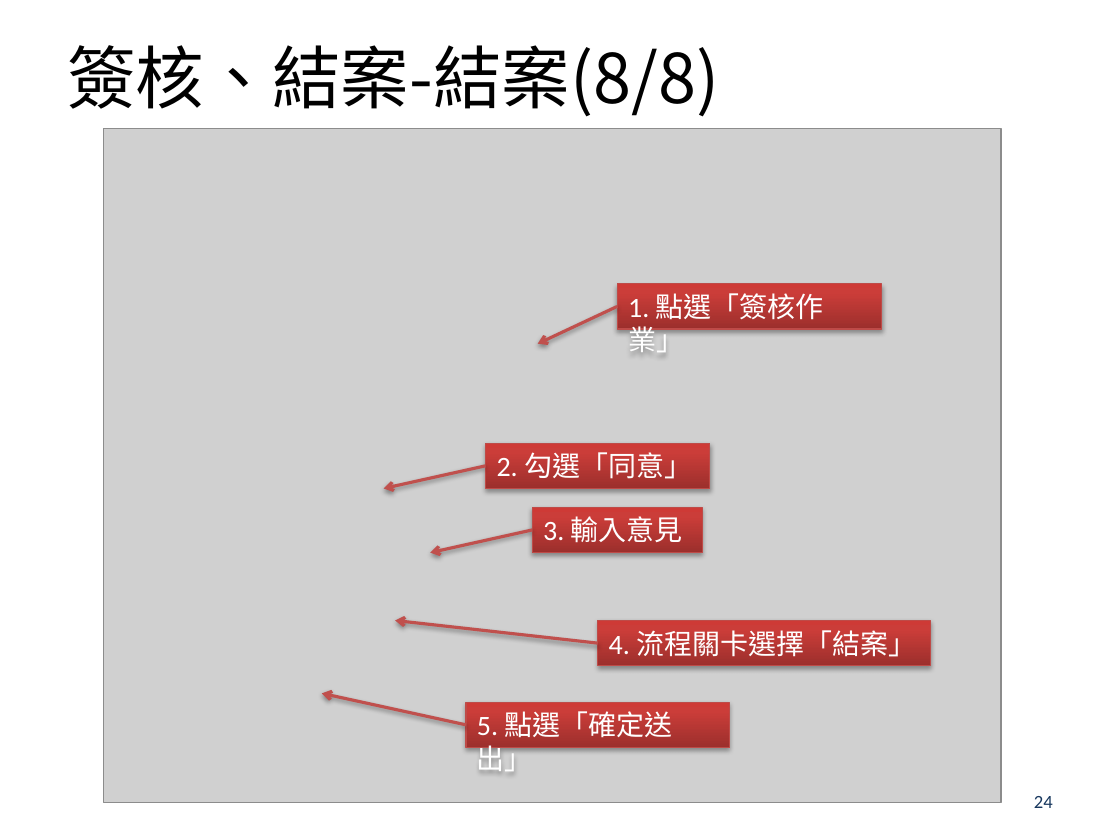
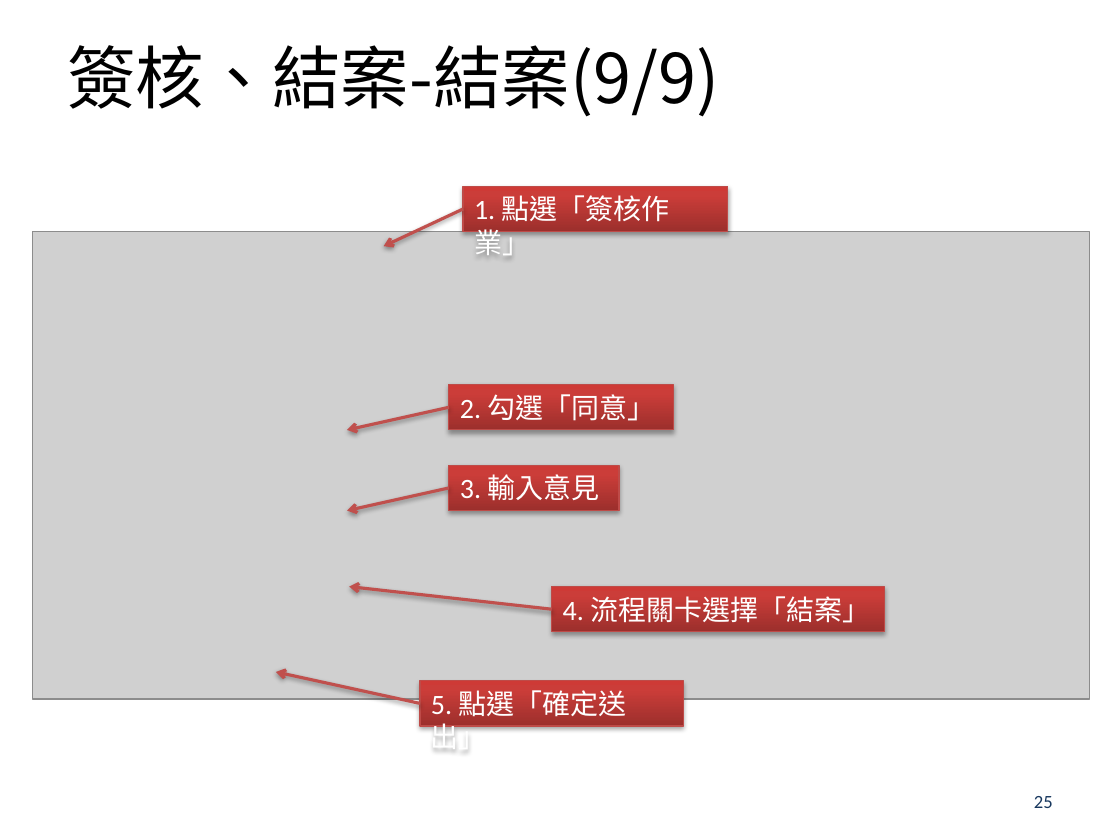
Before and after one commit to airball91327/BMEDSys, a slide deck: slide 25 of EDIS/EDIS/wwwroot/Files/Manual/BMED_Rep_UserManual.pptx (slide 24 before the commit). Drawn at 1120x840 pixels with LibreOffice and Linux fonts; fonts in the diff are those of the drawing; grey boxes stand for pictures; background and template pictures are left out. Boxes give left, top, right and bottom in pixels: in the first picture for what was removed or moved away, otherwise in the second. Text is boxed around its words. In the diff, an @@ line names an element or a change of style, - is before the commit and + after.

```diff
--- a/EDIS/EDIS/wwwroot/Files/Manual/BMED_Rep_UserManual.pptx
+++ b/EDIS/EDIS/wwwroot/Files/Manual/BMED_Rep_UserManual.pptx
@@ title at [67,45,719,117]: text changed @@
-簽核、結案-結案(8/8)
+簽核、結案-結案(9/9)
@@ arrow moved from (617, 307) - (538, 344) to (463, 209) - (384, 246) @@
@@ rectangle "1. 點選「簽核作業」": place and size @@
-rectangle "1. 點選「簽核作業」" at [617,283,881,328]
+rectangle "1. 點選「簽核作業」" at [463,186,727,231]
@@ picture: place and size @@
-picture at [104,129,1001,803]
+picture at [32,232,1090,699]
@@ rectangle "2. 勾選「同意」": place and size @@
-rectangle "2. 勾選「同意」" at [485,444,709,488]
+rectangle "2. 勾選「同意」" at [449,385,673,430]
@@ arrow moved from (485, 466) - (384, 488) to (449, 408) - (347, 430) @@
@@ rectangle "3. 輸入意見": place and size @@
-rectangle "3. 輸入意見" at [532,507,702,552]
+rectangle "3. 輸入意見" at [449,465,619,510]
@@ arrow moved from (532, 530) - (430, 552) to (449, 488) - (347, 511) @@
@@ arrow moved from (598, 643) - (395, 620) to (552, 609) - (349, 587) @@
@@ rectangle "4. 流程關卡選擇「結案」": place and size @@
-rectangle "4. 流程關卡選擇「結案」" at [598,620,931,665]
+rectangle "4. 流程關卡選擇「結案」" at [552,587,885,632]
@@ arrow moved from (466, 725) - (321, 693) to (420, 703) - (276, 672) @@
@@ rectangle "5. 點選「確定送出」": place and size @@
-rectangle "5. 點選「確定送出」" at [466,702,729,747]
+rectangle "5. 點選「確定送出」" at [420,681,683,726]
@@ page number at [1034,796,1053,808]: text changed @@
-24
+25
```
Also in this commit, not shown: 12 other slides changed, 1 slide added, 7 other files.
